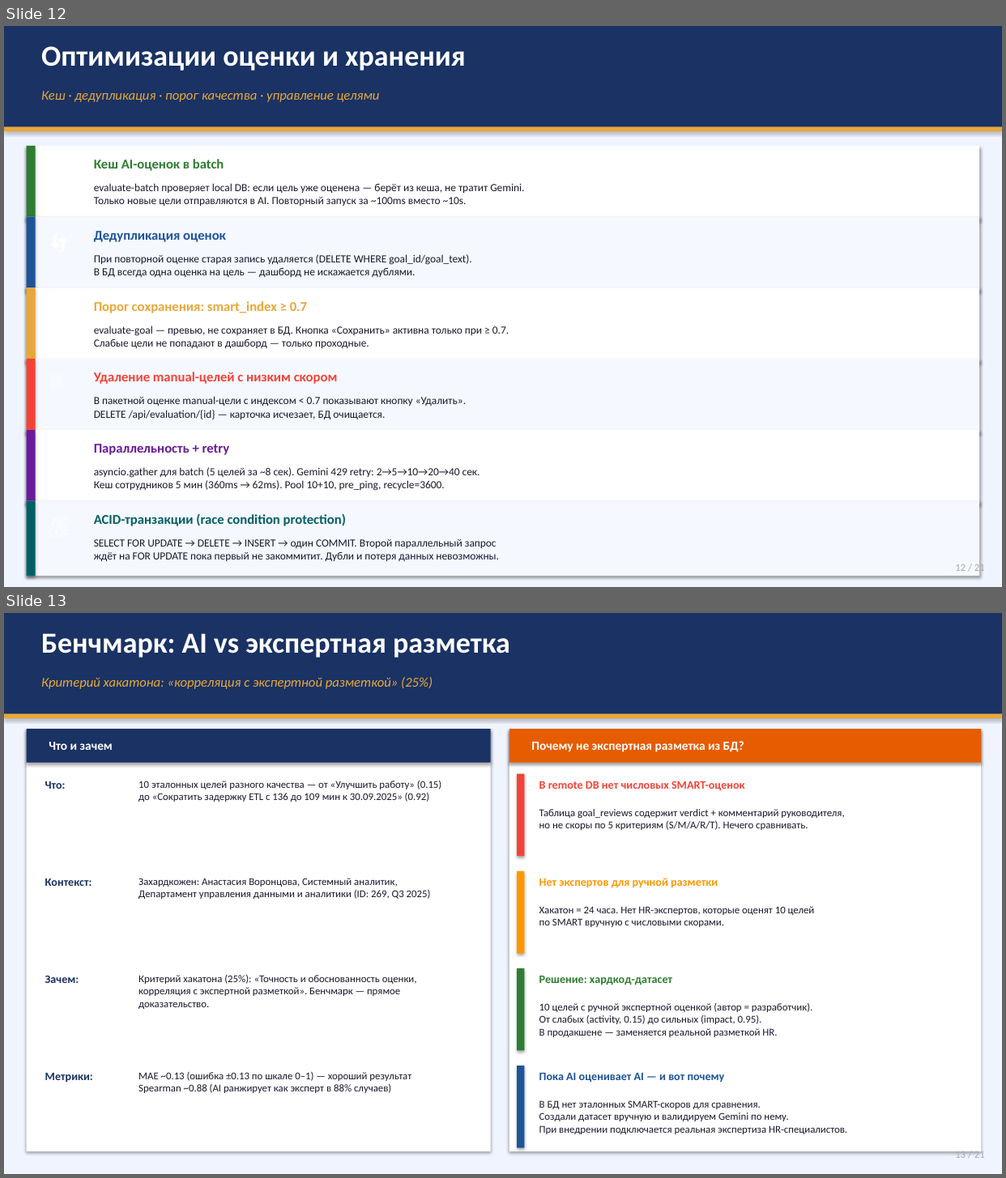
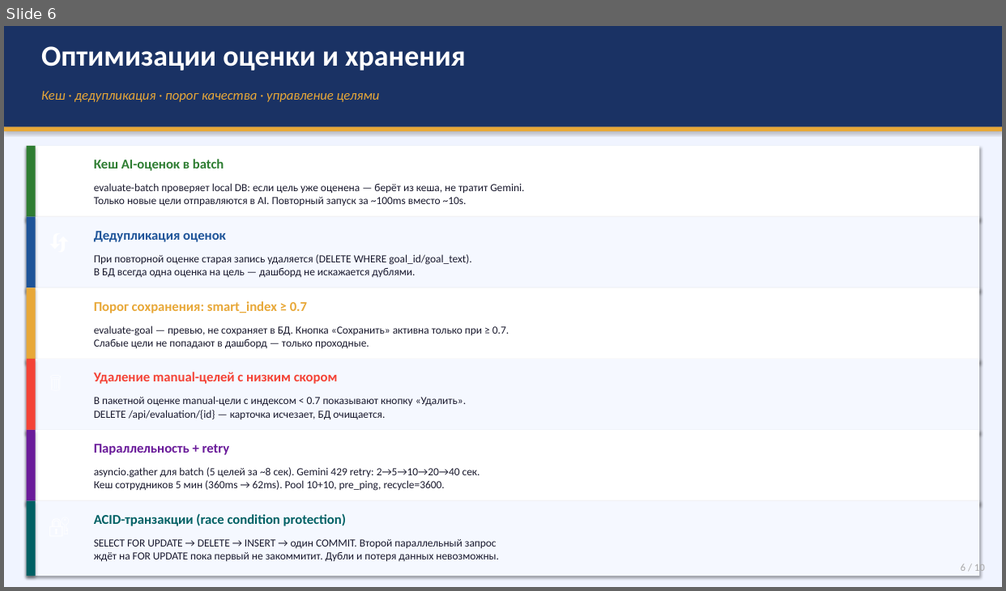
Before and after one commit to Islambek201632838/kmg-hr, a slide deck: KMG_HR_AI_Presentation.pptx. Shown one above the other, each under a label of ours: slides 12 and 13 before the commit, slide 6 after it. The pictures are 1006x1178 and 1006x591 pixels, drawn with LibreOffice and Linux fonts; fonts in the diff are those of the drawing. Boxes give left, top, right and bottom in pixels: in the first picture for what was removed or moved away, otherwise in the second. Text is boxed around its words. In the diff, an @@ line names an element or a change of style, - is before the commit and + after.

```diff
--- a/KMG_HR_AI_Presentation.pptx
+++ b/KMG_HR_AI_Presentation.pptx
@@ slide 13 removed at <box>4,613,1002,1174</box>, background #FFFFFF @@
@@ rectangle removed at <box>4,613,1002,1174</box> @@
@@ rectangle removed at <box>4,613,1002,714</box> @@
@@ text removed at <box>41,633,510,658</box> @@
-Бенчмарк: AI vs экспертная разметка
@@ text removed at <box>41,677,432,689</box> @@
-Критерий хакатона: «корреляция с экспертной разметкой» (25%)
@@ rectangle removed at <box>4,714,1002,718</box> @@
@@ rectangle removed at <box>27,729,491,1152</box> @@
@@ rectangle removed at <box>27,729,491,763</box> @@
@@ rectangle removed at <box>509,729,981,1152</box> @@
@@ rectangle removed at <box>509,729,981,763</box> @@
@@ text removed at <box>49,742,113,750</box> @@
-Что и зачем
@@ text removed at <box>531,741,744,752</box> @@
-Почему не экспертная разметка из БД?
@@ text removed at <box>45,781,66,789</box> @@
-Что:
@@ text removed at <box>138,781,441,802</box> @@
-10 эталонных целей разного качества — от «Улучшить работу» (0.15)
-до «Сократить задержку ETL с 136 до 109 мин к 30.09.2025» (0.92)
@@ rectangle removed at <box>517,774,524,856</box> @@
@@ text removed at <box>539,781,745,791</box> @@
-В remote DB нет числовых SMART-оценок
@@ text removed at <box>539,809,844,830</box> @@
-Таблица goal_reviews содержит verdict + комментарий руководителя,
-но не скоры по 5 критериям (S/M/A/R/T). Нечего сравнивать.
@@ text removed at <box>45,879,92,886</box> @@
-Контекст:
@@ text removed at <box>138,878,431,899</box> @@
-Захардкожен: Анастасия Воронцова, Системный аналитик,
-Департамент управления данными и аналитики (ID: 269, Q3 2025)
@@ rectangle removed at <box>517,871,524,954</box> @@
@@ text removed at <box>539,878,718,888</box> @@
-Нет экспертов для ручной разметки
@@ text removed at <box>539,906,815,927</box> @@
-Хакатон = 24 часа. Нет HR-экспертов, которые оценят 10 целей
-по SMART вручную с числовыми скорами.
@@ text removed at <box>45,975,79,983</box> @@
-Зачем:
@@ text removed at <box>138,975,417,1009</box> @@
-Критерий хакатона (25%): «Точность и обоснованность оценки,
-корреляция с экспертной разметкой». Бенчмарк — прямое доказательство.
@@ rectangle removed at <box>517,969,524,1051</box> @@
@@ text removed at <box>539,976,672,986</box> @@
-Решение: хардкод-датасет
@@ text removed at <box>539,1003,812,1037</box> @@
-10 целей с ручной экспертной оценкой (автор = разработчик).
-От слабых (activity, 0.15) до сильных (impact, 0.95).
-В продакшене — заменяется реальной разметкой HR.
@@ text removed at <box>45,1073,93,1083</box> @@
-Метрики:
@@ text removed at <box>138,1072,411,1093</box> @@
-MAE ~0.13 (ошибка ±0.13 по шкале 0–1) — хороший результат
-Spearman ~0.88 (AI ранжирует как эксперт в 88% случаев)
@@ rectangle removed at <box>517,1066,524,1148</box> @@
@@ text removed at <box>539,1073,725,1083</box> @@
-Пока AI оценивает AI — и вот почему
@@ text removed at <box>539,1101,847,1135</box> @@
-В БД нет эталонных SMART-скоров для сравнения.
-Создали датасет вручную и валидируем Gemini по нему.
-При внедрении подключается реальная экспертиза HR-специалистов.
@@ text removed at <box>955,1152,985,1158</box> @@
-13 / 21
@@ what was slide 12 is now slide 6 @@
@@ slide 6 changed as well @@
@@ text at <box>961,562,985,574</box>: text changed @@
-12 / 21
+6 / 10
```
Also in this commit, not shown: 9 other slides changed, 10 other slides removed, 23 other files.
